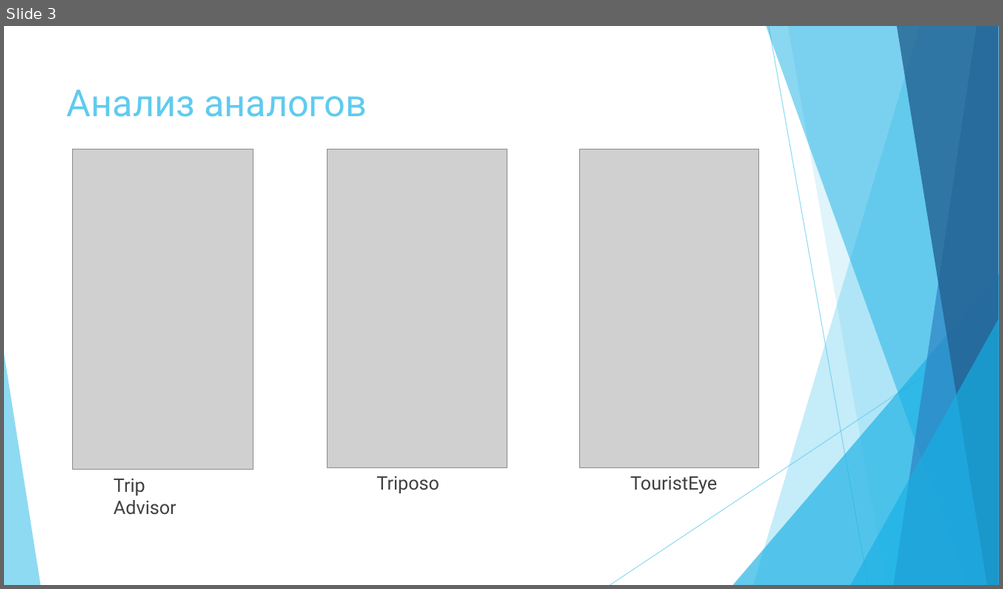
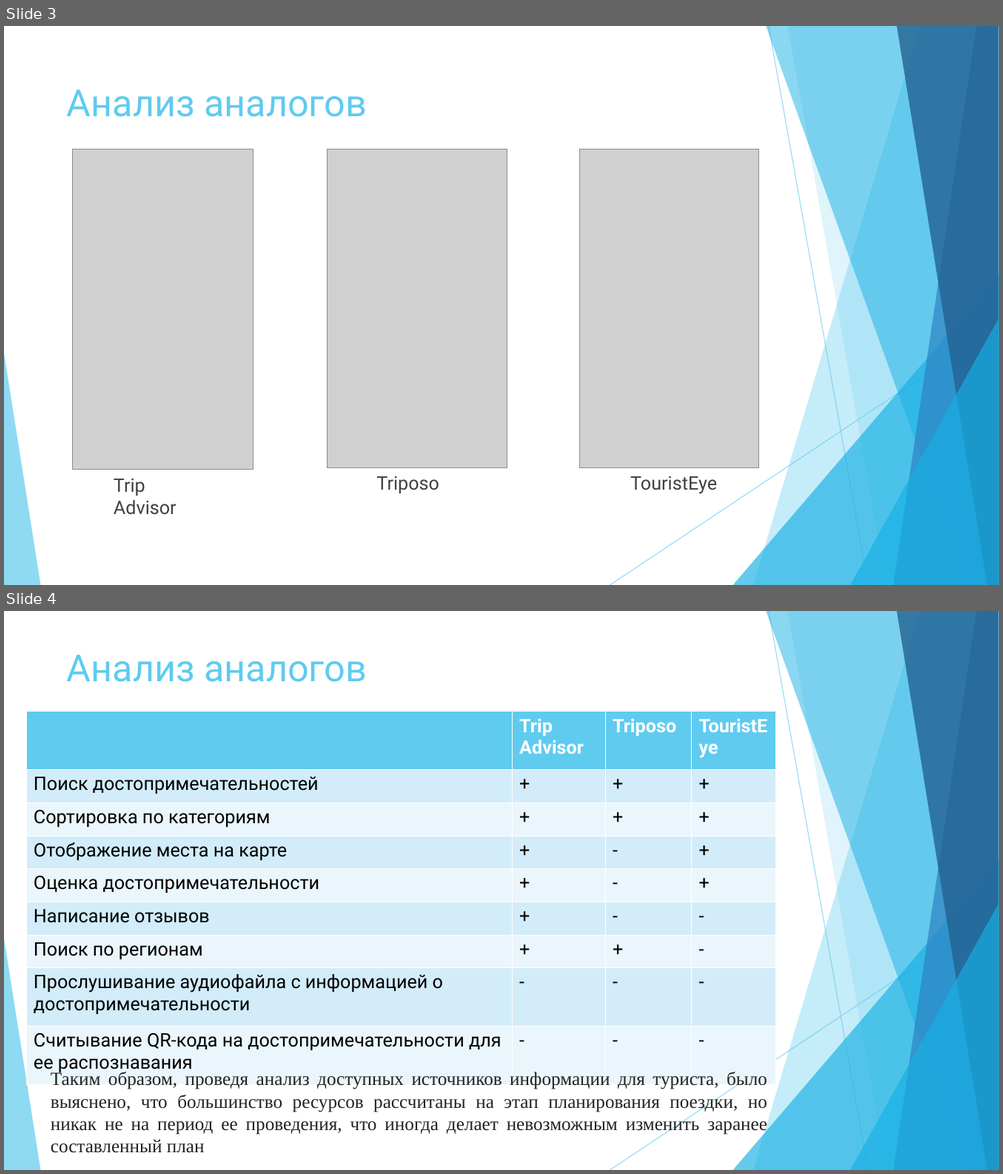
Before and after one commit to mariiaVoitenko/our, a slide deck: Мобильное прикладное приложение для проведения экскурсий.ppt. Shown one above the other, each under a label of ours: slide 3 before the commit, slides 3 and 4 after it. The pictures are 1003x589 and 1003x1174 pixels, drawn with LibreOffice and Linux fonts; fonts in the diff are those of the drawing; grey boxes stand for pictures. Boxes give left, top, right and bottom in pixels: in the first picture for what was removed or moved away, otherwise in the second. Text is boxed around its words. In the diff, an @@ line names an element or a change of style, - is before the commit and + after.

```diff
--- a/Мобильное прикладное приложение для проведения экскурсий.ppt
+++ b/Мобильное прикладное приложение для проведения экскурсий.ppt
@@ slide 4 added at [4, 611, 999, 1170], background #FFFFFF; not listed: 10 template elements that a slide beside it also shows @@
@@ title added at [67, 655, 367, 682], 36 pt, text #5FCBEF @@
+Анализ аналогов
@@ table added at [26, 712, 776, 1076], 9 rows, 4 columns @@
+ | Trip Advisor | Triposo | TouristEye
+Поиск достопримечательностей | + | + | +
+Сортировка по категориям | + | + | +
+Отображение места на карте | + | - | +
+Оценка достопримечательности | + | - | +
+Написание отзывов | + | - | -
+Поиск по регионам | + | + | -
+Прослушивание аудиофайла с информацией о достопримечательности | - | - | -
+Считывание QR-кода на достопримечательности для ее распознавания | - | - | -
@@ text added at [51, 1071, 767, 1153], 18 pt, text #222222 @@
+Таким образом, проведя анализ доступных источников информации для туриста, было выяснено, что большинство ресурсов рассчитаны на этап планирования поездки, но никак не на период ее проведения, что иногда делает невозможным изменить заранее составленный план
```
Also in this commit, not shown: 8 other slides changed, 4 other slides added, 1 slide removed, 1 other file.
